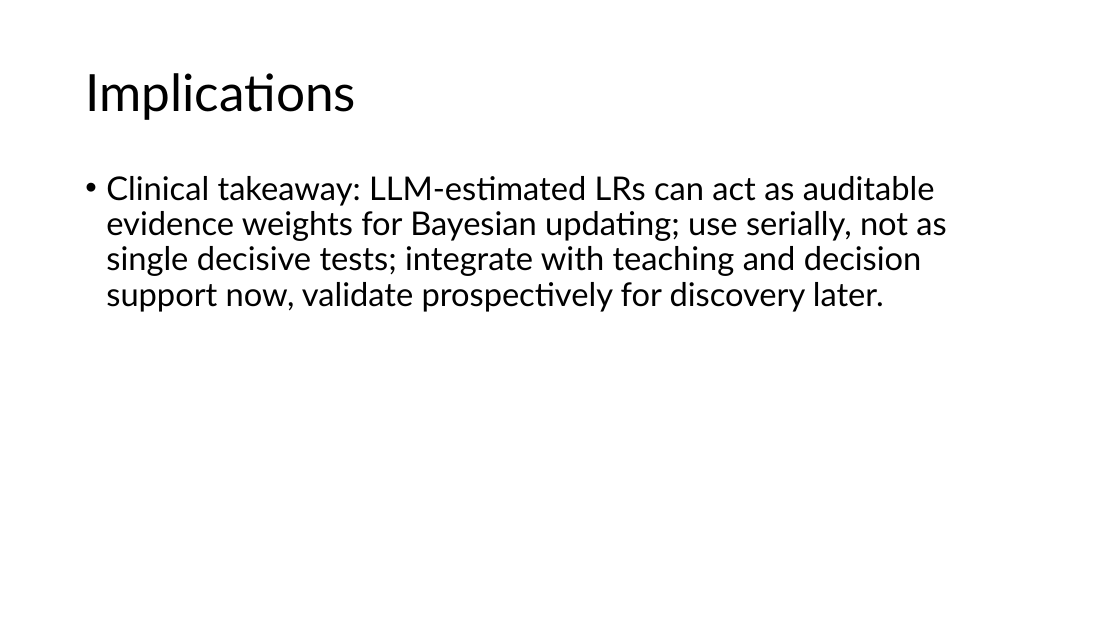
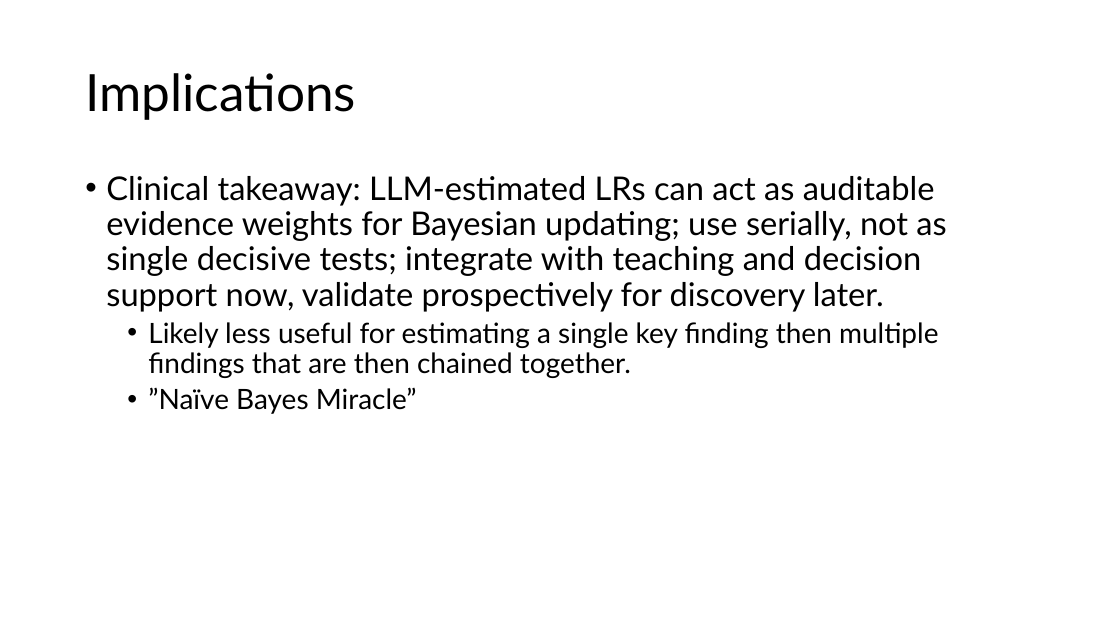
Before and after one commit to reblocke/llm_estimate_lrs, a slide deck: slide 17 of 2025-9-22 locke m2int lab LLM LRs.pptx (slide 19 before the commit). Drawn at 1120x630 pixels with LibreOffice and Linux fonts; fonts in the diff are those of the drawing. Boxes give left, top, right and bottom in pixels: in the first picture for what was removed or moved away, otherwise in the second. Text is boxed around its words. In the diff, an @@ line names an element or a change of style, - is before the commit and + after.

```diff
--- a/2025-9-22 locke m2int lab LLM LRs.pptx
+++ b/2025-9-22 locke m2int lab LLM LRs.pptx
@@ text at [148,322,939,414]: paragraphs added @@
+  • Likely less useful for estimating a single key finding then multiple findings that are then chained together.
+  • ”Naïve Bayes Miracle”
```
Also in this commit, not shown: 9 other slides changed, 3 slides added, 5 slides removed, 1 other file.
